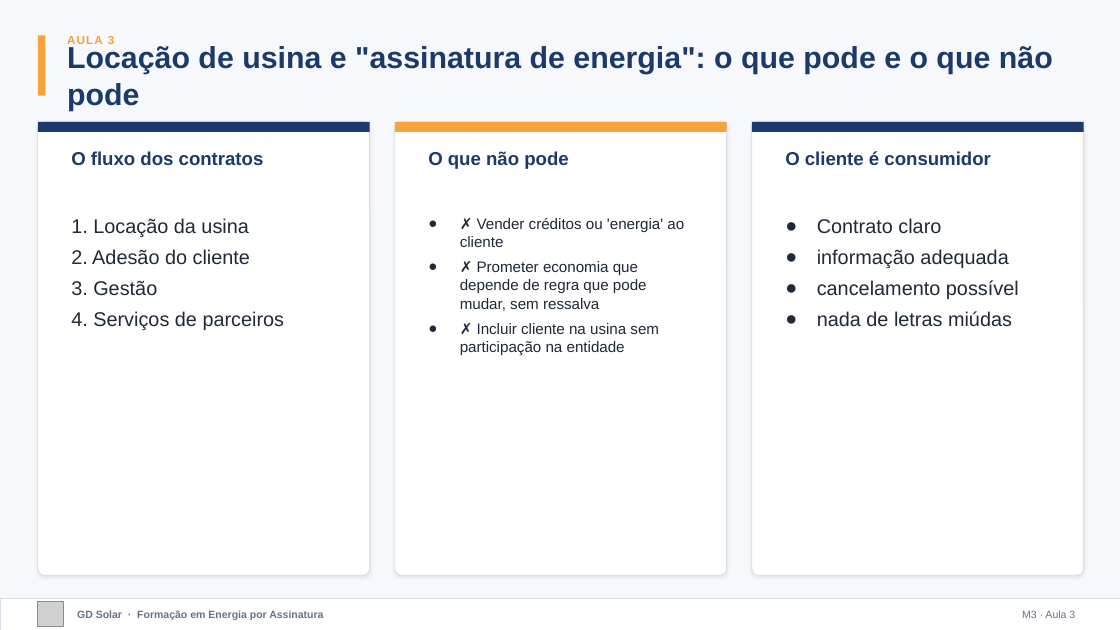
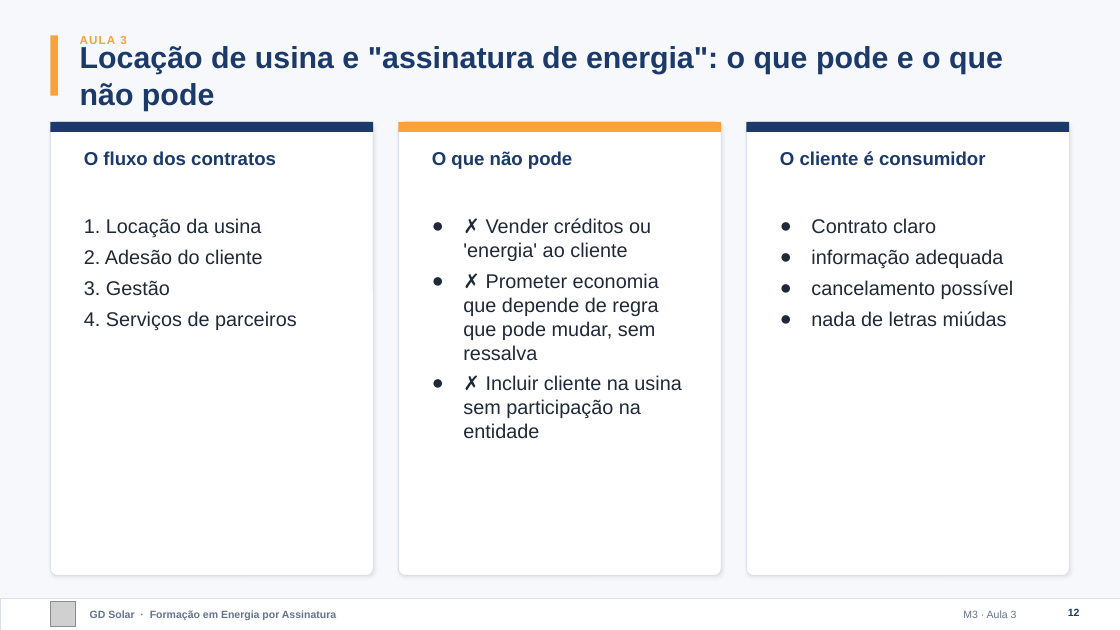
Before and after one commit to marcelo-braga-dev/casaverde, a slide deck: slide 12 of docs/curso/slides/m03-modelos-de-negocio.pptx. Drawn at 1120x630 pixels with LibreOffice and Linux fonts; fonts in the diff are those of the drawing; grey boxes stand for pictures. Boxes give left, top, right and bottom in pixels: in the first picture for what was removed or moved away, otherwise in the second. Text is boxed around its words. In the diff, an @@ line names an element or a change of style, - is before the commit and + after.

```diff
--- a/docs/curso/slides/m03-modelos-de-negocio.pptx
+++ b/docs/curso/slides/m03-modelos-de-negocio.pptx
@@ 1 text, 1 picture, 1 rectangle: place and size @@
-1 text, 1 picture, 1 rectangle at [38, 35, 114, 627]
+1 text, 1 picture, 1 rectangle at [50, 35, 126, 627]
@@ text "Locação de usina e "assinatura ..." rewrapped from [67, 46, 1053, 111] to [80, 46, 1003, 111] @@
@@ rounded rectangle: place and size @@
-rounded rectangle at [38, 122, 370, 576]
+rounded rectangle at [50, 122, 373, 576]
@@ rectangle: place and size @@
-rectangle at [38, 122, 370, 132]
+rectangle at [50, 122, 373, 132]
@@ text "O fluxo dos contratos": place and size @@
-text "O fluxo dos contratos" at [71, 151, 264, 165]
+text "O fluxo dos contratos" at [84, 151, 276, 165]
@@ rounded rectangle: place and size @@
-rounded rectangle at [395, 122, 727, 576]
+rounded rectangle at [398, 122, 721, 576]
@@ rectangle: place and size @@
-rectangle at [395, 122, 727, 132]
+rectangle at [398, 122, 721, 132]
@@ text "O que não pode": place and size @@
-text "O que não pode" at [428, 151, 568, 169]
+text "O que não pode" at [432, 151, 572, 169]
@@ proportions changed in 3 elements at [398, 122, 721, 576], [50, 122, 373, 576], [747, 122, 1070, 576] @@
@@ rounded rectangle: place and size @@
-rounded rectangle at [752, 122, 1084, 576]
+rounded rectangle at [747, 122, 1070, 576]
@@ rectangle: place and size @@
-rectangle at [752, 122, 1084, 132]
+rectangle at [747, 122, 1070, 132]
@@ text "O cliente é consumidor": place and size @@
-text "O cliente é consumidor" at [785, 151, 990, 165]
+text "O cliente é consumidor" at [780, 151, 985, 165]
@@ text "1. Locação da usina": place and size @@
-text "1. Locação da usina" at [71, 218, 285, 330]
+text "1. Locação da usina" at [84, 218, 297, 330]
@@ text "✗ Vender créditos ou 'energia' ..." at [463, 218, 681, 438]: size 13 to 17 pt @@
@@ text "Contrato claro": place and size @@
-text "Contrato claro" at [817, 218, 1012, 326]
+text "Contrato claro" at [811, 218, 1007, 327]
@@ text "GD Solar · Formação em ...": place and size @@
-text "GD Solar · Formação em ..." at [77, 610, 323, 620]
+text "GD Solar · Formação em ..." at [90, 610, 336, 620]
@@ text "M3 · Aula 3": place and size @@
-text "M3 · Aula 3" at [1022, 610, 1075, 618]
+text "M3 · Aula 3" at [963, 610, 1017, 618]
@@ page number added at [1068, 608, 1080, 616], 9 pt, text #1B3A6B, bold @@
+12
```
Also in this commit, not shown: 30 other slides changed, 13 other files.
